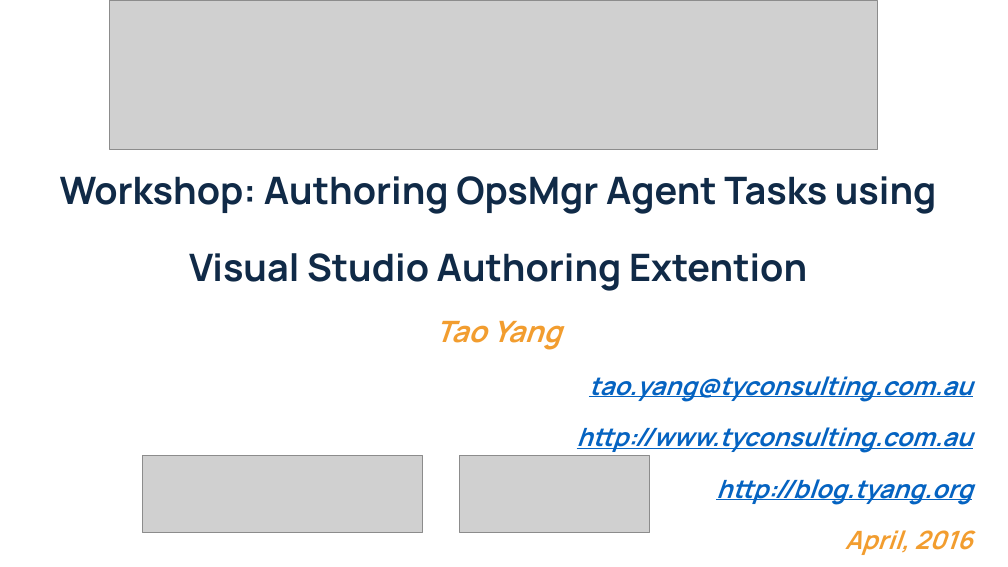
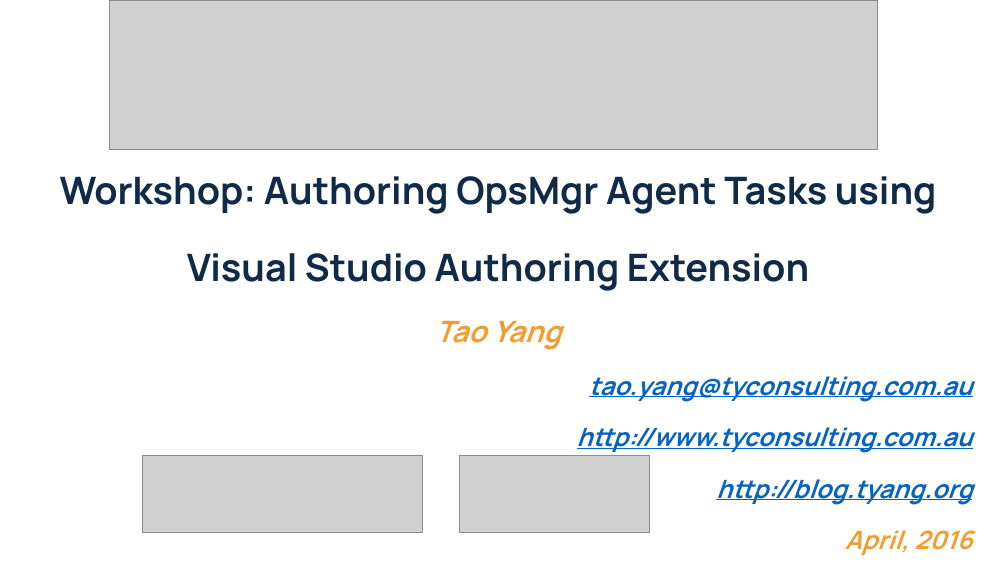
Before and after one commit to tyconsulting/SquaredUp-VSAE-Workshop, a slide deck: slide 1 of Workshop Guide/Squared Up VSAE Workshop.pptx. Drawn at 1008x567 pixels with LibreOffice and Linux fonts; fonts in the diff are those of the drawing; grey boxes stand for pictures. Boxes give left, top, right and bottom in pixels: in the first picture for what was removed or moved away, otherwise in the second. Text is boxed around its words. In the diff, an @@ line names an element or a change of style, - is before the commit and + after.

```diff
--- a/Workshop Guide/Squared Up VSAE Workshop.pptx
+++ b/Workshop Guide/Squared Up VSAE Workshop.pptx
@@ text at (x1=60, y1=176, x2=937, y2=291): text changed @@
-Workshop: Authoring OpsMgr Agent Tasks using Visual Studio Authoring Extention
+Workshop: Authoring OpsMgr Agent Tasks using Visual Studio Authoring Extension
```
Also in this commit, not shown: 1 other file.
